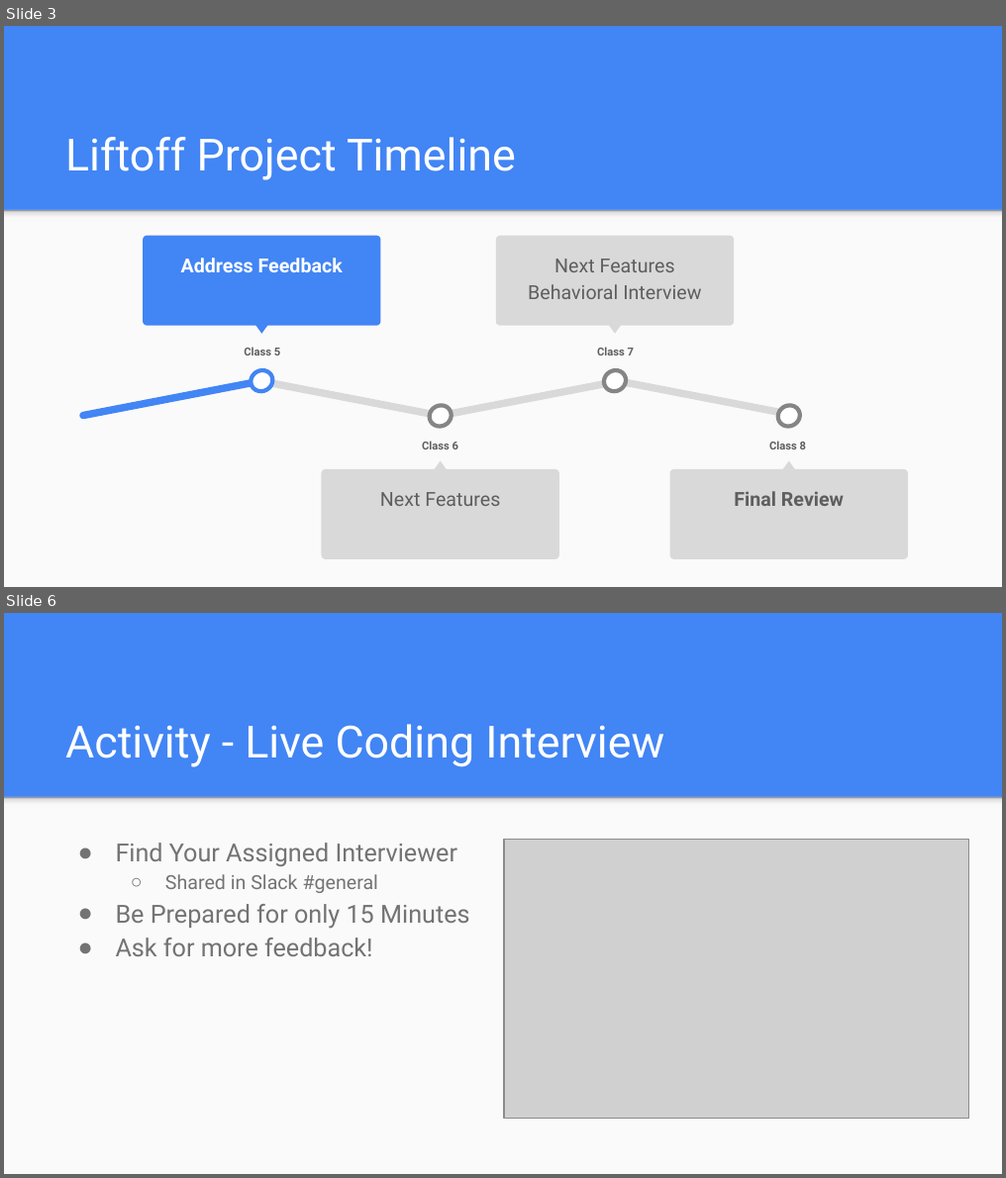
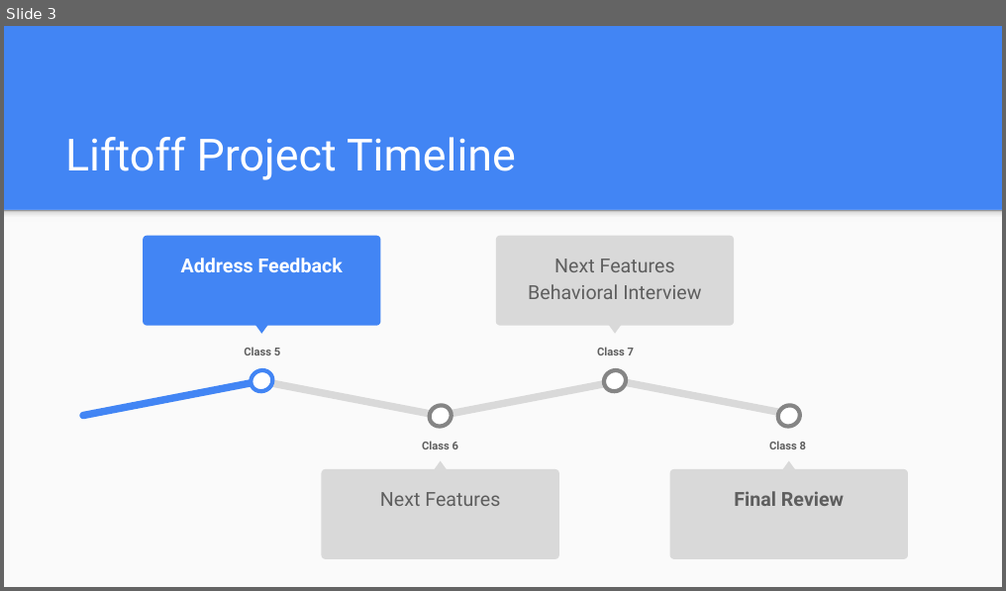
Before and after one commit to icon5585/liftoff-presentations, a slide deck: Class 5 Slides.pptx. Shown one above the other, each under a label of ours: slides 3 and 6 before the commit, slide 3 after it; the slides between them are not shown. The pictures are 1006x1178 and 1006x591 pixels, drawn with LibreOffice and Linux fonts; fonts in the diff are those of the drawing; grey boxes stand for pictures. Boxes give left, top, right and bottom in pixels: in the first picture for what was removed or moved away, otherwise in the second. Text is boxed around its words. In the diff, an @@ line names an element or a change of style, - is before the commit and + after.

```diff
--- a/Class 5 Slides.pptx
+++ b/Class 5 Slides.pptx
@@ slide 6 removed at bbox=[4, 613, 1002, 1174], background #4285F4; not listed: 2 template elements that a slide beside it also shows @@
@@ title removed at bbox=[65, 724, 664, 767] @@
-Activity - Live Coding Interview
@@ text removed at bbox=[116, 843, 469, 957] @@
-● Find Your Assigned Interviewer
-  ○ Shared in Slack #general
-● Be Prepared for only 15 Minutes
-● Ask for more feedback!
@@ picture removed at bbox=[504, 840, 969, 1118] @@
```
Also in this commit, not shown: 2 slides changed, 13 slides added, 3 other slides removed.
